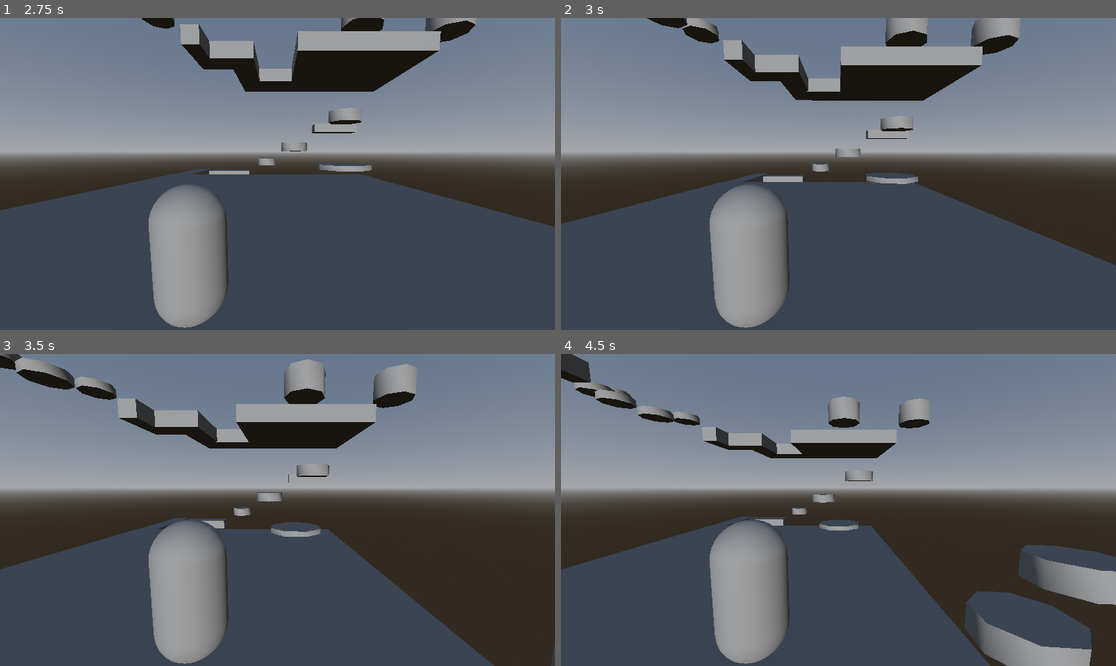
Above: before the commit, frames 1-4 (two rows, left to right).
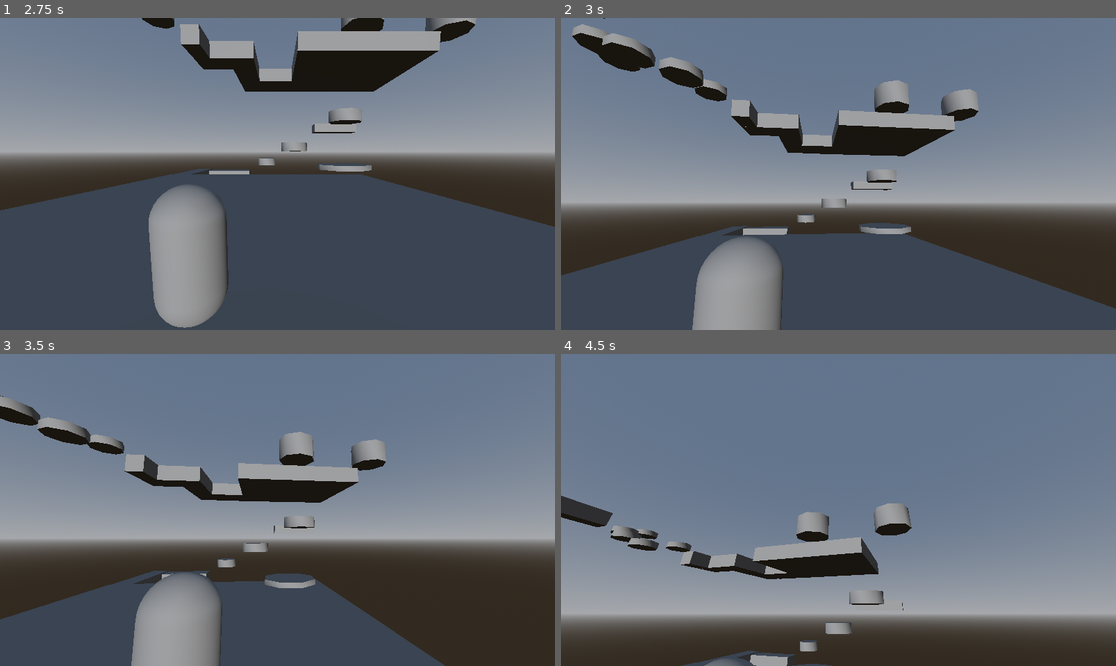
Above: after the commit, the same moments.

Repository: dbpkc15/CapstoneProject
Game: Godot game, scene res://main_menu.tscn
The game is run twice, just before and just after one commit, with the same random seed, the same clock (stepped at 60 frames per second) and the same inputs.
Inputs (mouse positions are in pixels of both pictures, inside the frame that each line leads up to):
- Up to frame 1 (2.75 s): click "Start Game" at 0.5 s; click "Start Game" at 1.25 s; click "Level 1" at 2 s
- Up to frame 2 (3 s): tap Enter (ui_accept) at 2.75 s; move the mouse to (960, 158) at 2.77 s; hold Right (ui_right) from 2.78 s (still down)
- Up to frame 3 (3.5 s): keep holding Right (ui_right); tap Enter (ui_accept) at 3.02 s
- Up to frame 4 (4.5 s): move the mouse to (727, 525) at 3.52 s; release Right (ui_right) at 3.53 s; hold Down (ui_down) 3.53-4.28 s; tap Enter (ui_accept) at 3.77 s; move the mouse to (894, 441) at 4.27 s; hold Right (ui_right) from 4.28 s (still down)

Frame 1 is identical in both runs. In frame 2, 51% of the frame differs, in the area x 0-100%, y 0-100%; in frame 3, 49%; in frame 4, 72%.

Commit message:
Cam Changes

Diff:
--- a/capstone-project/character_body_3d.gd
+++ b/capstone-project/character_body_3d.gd
@@ -3,8 +3,28 @@
 const SPEED = 5.0
 const JUMP_VELOCITY = 4.5
 const MAX_JUMPS = 3
+const MOUSE_SENSITIVITY = 0.003
 
 var jump_count = 0
+
+@onready var camera = $Camera3D
+
+var camera_x_rotation = 0.0
+
+func _ready():
+	Input.set_mouse_mode(Input.MOUSE_MODE_CAPTURED)
+
+func _input(event):
+	# Mouse look
+	if event is InputEventMouseMotion:
+		rotate_y(-event.relative.x * MOUSE_SENSITIVITY)
+		camera_x_rotation += (-event.relative.y * MOUSE_SENSITIVITY)
+		camera_x_rotation = clamp(camera_x_rotation, -0.5, 0.5)
+		camera.rotation.x = camera_x_rotation
+
+	# Release mouse with Escape
+	if event.is_action_pressed("ui_cancel"):
+		Input.set_mouse_mode(Input.MOUSE_MODE_VISIBLE)
 
 func _physics_process(delta: float) -> void:
 
--- a/capstone-project/main.tscn
+++ b/capstone-project/main.tscn
@@ -15,162 +15,162 @@
 
 [sub_resource type="CapsuleShape3D" id="CapsuleShape3D_7mycd"]
 
-[node name="Node3D" type="Node3D"]
+[node name="Node3D" type="Node3D" unique_id=1232121490]
 
-[node name="WorldEnvironment" type="WorldEnvironment" parent="."]
+[node name="WorldEnvironment" type="WorldEnvironment" parent="." unique_id=1479089235]
 environment = SubResource("Environment_1bvp3")
 
-[node name="DirectionalLight3D" type="DirectionalLight3D" parent="."]
+[node name="DirectionalLight3D" type="DirectionalLight3D" parent="." unique_id=1656322562]
 transform = Transform3D(1, 0, 0, 0, 1, 0, 0, 0, 1, 0, -0.4823208, 0)
 
-[node name="CSGBox3D" type="CSGBox3D" parent="DirectionalLight3D"]
+[node name="CSGBox3D" type="CSGBox3D" parent="DirectionalLight3D" unique_id=1892450927]
 transform = Transform3D(1, 0, 0, 0, 1, 0, 0, 0, 1, 0.0050342083, 0, 0.0015215874)
 use_collision = true
 size = Vector3(20, 1, 20)
 
-[node name="CSGCylinder3D" type="CSGCylinder3D" parent="DirectionalLight3D/CSGBox3D"]
+[node name="CSGCylinder3D" type="CSGCylinder3D" parent="DirectionalLight3D/CSGBox3D" unique_id=1444070462]
 transform = Transform3D(0.88751805, 0, -0.46077302, 0, 1, 0, 0.46077302, 0, 0.88751805, 6.0562506, 1.7647579, -3.8317099)
 radius = 1.912
 height = 0.357
 
-[node name="CSGCylinder3D" type="CSGCylinder3D" parent="DirectionalLight3D/CSGBox3D/CSGCylinder3D"]
+[node name="CSGCylinder3D" type="CSGCylinder3D" parent="DirectionalLight3D/CSGBox3D/CSGCylinder3D" unique_id=1931399099]
 transform = Transform3D(0.9999991, 0, -2.9802322e-08, 0, 1, 0, 2.9802322e-08, 0, 0.9999991, 11.364628, -1.9214218, 6.980802)
 radius = 1.788
 height = 1.17
 
-[node name="CSGCylinder3D2" type="CSGCylinder3D" parent="DirectionalLight3D/CSGBox3D/CSGCylinder3D"]
+[node name="CSGCylinder3D2" type="CSGCylinder3D" parent="DirectionalLight3D/CSGBox3D/CSGCylinder3D" unique_id=205732216]
 transform = Transform3D(0.99999917, 0, -2.9802322e-08, 0, 1, 0, 2.9802322e-08, 0, 0.99999917, 13.67786, -0.16039753, 4.2594047)
 radius = 1.788
 height = 1.25
 
-[node name="CSGBox3D" type="CSGBox3D" parent="DirectionalLight3D/CSGBox3D"]
+[node name="CSGBox3D" type="CSGBox3D" parent="DirectionalLight3D/CSGBox3D" unique_id=375386484]
 transform = Transform3D(1, 0, 0, 0, 1, 0, 0, 0, 1, -9.090302, -0.059558153, -14.100671)
 size = Vector3(1.8925781, 1, 8.720764)
 
-[node name="CSGBox3D2" type="CSGBox3D" parent="DirectionalLight3D/CSGBox3D"]
+[node name="CSGBox3D2" type="CSGBox3D" parent="DirectionalLight3D/CSGBox3D" unique_id=990138896]
 transform = Transform3D(1, 0, 0, 0, 1, 0, 0, 0, 1, -5.4997854, -0.249825, -17.606104)
 size = Vector3(5.6916504, 1.0899658, 1.9790039)
 
-[node name="CSGCylinder3D" type="CSGCylinder3D" parent="DirectionalLight3D/CSGBox3D/CSGBox3D2"]
+[node name="CSGCylinder3D" type="CSGCylinder3D" parent="DirectionalLight3D/CSGBox3D/CSGBox3D2" unique_id=622446197]
 transform = Transform3D(0.9999991, 0, -2.9802322e-08, 0, 1, 0, 2.9802322e-08, 0, 0.9999991, 9.0737705, 3.785339, -0.29422188)
 radius = 1.788
 height = 1.17
 
-[node name="CSGBox3D2" type="CSGBox3D" parent="DirectionalLight3D/CSGBox3D/CSGBox3D2"]
+[node name="CSGBox3D2" type="CSGBox3D" parent="DirectionalLight3D/CSGBox3D/CSGBox3D2" unique_id=1225678744]
 transform = Transform3D(1, 0, 0, 0, 1, 0, 0, 0, 1, 14.611038, 6.322296, -0.4371872)
 size = Vector3(5.6916504, 1.0899658, 1.9790039)
 
-[node name="CSGCylinder3D" type="CSGCylinder3D" parent="DirectionalLight3D/CSGBox3D/CSGBox3D2/CSGBox3D2"]
+[node name="CSGCylinder3D" type="CSGCylinder3D" parent="DirectionalLight3D/CSGBox3D/CSGBox3D2/CSGBox3D2" unique_id=273578163]
 transform = Transform3D(0.9999991, 0, -2.9802322e-08, 0, 1, 0, 2.9802322e-08, 0, 0.9999991, -0.5303993, 0.54813004, 6.5235796)
 radius = 1.788
 height = 1.17
 
-[node name="CSGCylinder3D2" type="CSGCylinder3D" parent="DirectionalLight3D/CSGBox3D"]
+[node name="CSGCylinder3D2" type="CSGCylinder3D" parent="DirectionalLight3D/CSGBox3D" unique_id=1776156111]
 transform = Transform3D(1, 0, 0, 0, 1, 0, 0, 0, 1, -0.27439332, 1.4905133, -17.524986)
 radius = 1.196
 height = 0.956
 
-[node name="CSGBox3D3" type="CSGBox3D" parent="DirectionalLight3D/CSGBox3D"]
+[node name="CSGBox3D3" type="CSGBox3D" parent="DirectionalLight3D/CSGBox3D" unique_id=1457070903]
 transform = Transform3D(1, 0, 0, 0, 1, 0, 0, 0, 1, 6.3654194, 9.044513, -5.087269)
 size = Vector3(8, 1, 8)
 
-[node name="CSGBox3D3" type="CSGBox3D" parent="DirectionalLight3D/CSGBox3D/CSGBox3D3"]
+[node name="CSGBox3D3" type="CSGBox3D" parent="DirectionalLight3D/CSGBox3D/CSGBox3D3" unique_id=1068079678]
 transform = Transform3D(1, 0, 0, 0, 1, 0, 0, 0, 1, -5.271595, 0.0069208145, -2.5375705)
 size = Vector3(2.8842773, 1, 2.9006042)
 
-[node name="CSGBox3D3" type="CSGBox3D" parent="DirectionalLight3D/CSGBox3D/CSGBox3D3/CSGBox3D3"]
+[node name="CSGBox3D3" type="CSGBox3D" parent="DirectionalLight3D/CSGBox3D/CSGBox3D3/CSGBox3D3" unique_id=1112529385]
 transform = Transform3D(1, 0, 0, 0, 1, 0, 0, 0, 1, -2.1393397, 0.027763367, 2.0107293)
 size = Vector3(1.6154785, 1, 6.9356537)
 
-[node name="CSGBox3D3" type="CSGBox3D" parent="DirectionalLight3D/CSGBox3D/CSGBox3D3/CSGBox3D3/CSGBox3D3"]
+[node name="CSGBox3D3" type="CSGBox3D" parent="DirectionalLight3D/CSGBox3D/CSGBox3D3/CSGBox3D3/CSGBox3D3" unique_id=1547994676]
 transform = Transform3D(1, 0, 0, 0, 1, 0, 0, 0, 1, -1.8374498, 0.0027713776, 2.599182)
 size = Vector3(2.1168213, 1, 1.7113914)
 
-[node name="CSGBox3D3" type="CSGBox3D" parent="DirectionalLight3D/CSGBox3D/CSGBox3D3/CSGBox3D3/CSGBox3D3/CSGBox3D3"]
+[node name="CSGBox3D3" type="CSGBox3D" parent="DirectionalLight3D/CSGBox3D/CSGBox3D3/CSGBox3D3/CSGBox3D3/CSGBox3D3" unique_id=336021997]
 transform = Transform3D(1, 0, 0, 0, 1, 0, 0, 0, 1, -0.5530071, 0.0027713776, 1.6709315)
 size = Vector3(0.99346924, 1, 1.7113914)
 
-[node name="CSGCylinder3D3" type="CSGCylinder3D" parent="DirectionalLight3D/CSGBox3D"]
+[node name="CSGCylinder3D3" type="CSGCylinder3D" parent="DirectionalLight3D/CSGBox3D" unique_id=80178594]
 transform = Transform3D(1, 0, 0, 0, 1, 0, 0, 0, 1, -5.284359, 10.239491, -0.8492868)
 radius = 0.855
 height = 0.4317627
 
-[node name="CSGCylinder3D3" type="CSGCylinder3D" parent="DirectionalLight3D/CSGBox3D/CSGCylinder3D3"]
+[node name="CSGCylinder3D3" type="CSGCylinder3D" parent="DirectionalLight3D/CSGBox3D/CSGCylinder3D3" unique_id=2003468534]
 transform = Transform3D(1, 0, 0, 0, 1, 0, 0, 0, 1, -0.09799576, -0.53064156, 2.4244816)
 radius = 0.855
 height = 0.4317627
 
-[node name="CSGCylinder3D3" type="CSGCylinder3D" parent="DirectionalLight3D/CSGBox3D/CSGCylinder3D3/CSGCylinder3D3"]
+[node name="CSGCylinder3D3" type="CSGCylinder3D" parent="DirectionalLight3D/CSGBox3D/CSGCylinder3D3/CSGCylinder3D3" unique_id=1443669293]
 transform = Transform3D(1, 0, 0, 0, 1, 0, 0, 0, 1, -2.2455664, 0.8258896, 0.124941826)
 radius = 0.855
 height = 0.4317627
 
-[node name="CSGCylinder3D3" type="CSGCylinder3D" parent="DirectionalLight3D/CSGBox3D/CSGCylinder3D3/CSGCylinder3D3/CSGCylinder3D3"]
+[node name="CSGCylinder3D3" type="CSGCylinder3D" parent="DirectionalLight3D/CSGBox3D/CSGCylinder3D3/CSGCylinder3D3/CSGCylinder3D3" unique_id=1226319211]
 transform = Transform3D(1, 0, 0, 0, 1, 0, 0, 0, 1, -1.9660845, 0.862401, -0.6764852)
 radius = 0.855
 height = 0.4317627
 
-[node name="CSGCylinder3D3" type="CSGCylinder3D" parent="DirectionalLight3D/CSGBox3D/CSGCylinder3D3/CSGCylinder3D3/CSGCylinder3D3/CSGCylinder3D3"]
+[node name="CSGCylinder3D3" type="CSGCylinder3D" parent="DirectionalLight3D/CSGBox3D/CSGCylinder3D3/CSGCylinder3D3/CSGCylinder3D3/CSGCylinder3D3" unique_id=189847392]
 transform = Transform3D(1, 0, 0, 0, 1, 0, 0, 0, 1, -0.9503126, 0.5978174, -2.0423179)
 radius = 0.855
 height = 0.4317627
 
-[node name="CSGCylinder3D4" type="CSGCylinder3D" parent="DirectionalLight3D/CSGBox3D/CSGCylinder3D3/CSGCylinder3D3/CSGCylinder3D3"]
+[node name="CSGCylinder3D4" type="CSGCylinder3D" parent="DirectionalLight3D/CSGBox3D/CSGCylinder3D3/CSGCylinder3D3/CSGCylinder3D3" unique_id=1974583475]
 transform = Transform3D(1, 0, 0, 0, 1, 0, 0, 0, 1, -3.0792418, 1.6847839, 7.043832)
 radius = 0.855
 height = 0.4317627
 
-[node name="CSGCylinder3D3" type="CSGCylinder3D" parent="DirectionalLight3D/CSGBox3D/CSGCylinder3D3/CSGCylinder3D3/CSGCylinder3D3/CSGCylinder3D4"]
+[node name="CSGCylinder3D3" type="CSGCylinder3D" parent="DirectionalLight3D/CSGBox3D/CSGCylinder3D3/CSGCylinder3D3/CSGCylinder3D3/CSGCylinder3D4" unique_id=384238415]
 transform = Transform3D(1, 0, 0, 0, 1, 0, 0, 0, 1, -1.9660845, 0.862401, -0.6764852)
 radius = 0.855
 height = 0.4317627
 
-[node name="CSGCylinder3D3" type="CSGCylinder3D" parent="DirectionalLight3D/CSGBox3D/CSGCylinder3D3/CSGCylinder3D3/CSGCylinder3D3/CSGCylinder3D4/CSGCylinder3D3"]
+[node name="CSGCylinder3D3" type="CSGCylinder3D" parent="DirectionalLight3D/CSGBox3D/CSGCylinder3D3/CSGCylinder3D3/CSGCylinder3D3/CSGCylinder3D4/CSGCylinder3D3" unique_id=2062025039]
 transform = Transform3D(1, 0, 0, 0, 1, 0, 0, 0, 1, -0.9503126, 0.5978174, -2.0423179)
 radius = 0.855
 height = 0.4317627
 
-[node name="CSGBox3D4" type="CSGBox3D" parent="DirectionalLight3D/CSGBox3D"]
+[node name="CSGBox3D4" type="CSGBox3D" parent="DirectionalLight3D/CSGBox3D" unique_id=1537096470]
 transform = Transform3D(1, 0, 0, 0, 1, 0, 0, 0, 1, -7.840811, 11.315456, 4.7120113)
 size = Vector3(1, 1, 3)
 
-[node name="CSGBox3D5" type="CSGBox3D" parent="DirectionalLight3D/CSGBox3D"]
+[node name="CSGBox3D5" type="CSGBox3D" parent="DirectionalLight3D/CSGBox3D" unique_id=1584601462]
 transform = Transform3D(1, 0, 0, 0, 1, 0, 0, 0, 1, -8.265162, 12.10529, 8.648546)
 size = Vector3(3.619, 0.867, 3.790039)
 
-[node name="CSGBox3D5" type="CSGBox3D" parent="DirectionalLight3D/CSGBox3D/CSGBox3D5"]
+[node name="CSGBox3D5" type="CSGBox3D" parent="DirectionalLight3D/CSGBox3D/CSGBox3D5" unique_id=2129392756]
 transform = Transform3D(1, 0, 0, 0, 1, 0, 0, 0, 1, 1.8387871, -1.3011589, 2.6934776)
 size = Vector3(3.619, 0.867, 1.3388672)
 
-[node name="CSGBox3D5" type="CSGBox3D" parent="DirectionalLight3D/CSGBox3D/CSGBox3D5/CSGBox3D5"]
+[node name="CSGBox3D5" type="CSGBox3D" parent="DirectionalLight3D/CSGBox3D/CSGBox3D5/CSGBox3D5" unique_id=1114184046]
 transform = Transform3D(1, 0, 0, 0, 1, 0, 0, 0, 1, 2.853363, 0.34120655, 2.163763)
 size = Vector3(1.5536406, 0.867, 1.3388672)
 
-[node name="CSGBox3D5" type="CSGCylinder3D" parent="DirectionalLight3D/CSGBox3D/CSGBox3D5/CSGBox3D5/CSGBox3D5"]
+[node name="CSGBox3D5" type="CSGCylinder3D" parent="DirectionalLight3D/CSGBox3D/CSGBox3D5/CSGBox3D5/CSGBox3D5" unique_id=587334288]
 transform = Transform3D(1, 0, 0, 0, 1, 0, 0, 0, 1, 0.22295713, -0.81679916, 2.7935734)
 radius = 1.279
 height = 1.529
 
-[node name="CSGBox3D5" type="CSGCylinder3D" parent="DirectionalLight3D/CSGBox3D/CSGBox3D5/CSGBox3D5/CSGBox3D5/CSGBox3D5"]
+[node name="CSGBox3D5" type="CSGCylinder3D" parent="DirectionalLight3D/CSGBox3D/CSGBox3D5/CSGBox3D5/CSGBox3D5/CSGBox3D5" unique_id=890318971]
 transform = Transform3D(1, 0, 0, 0, 1, 0, 0, 0, 1, 15.697325, 0.9768591, -19.36854)
 radius = 1.279
 height = 1.529
 
-[node name="CSGBox3D5" type="CSGCylinder3D" parent="DirectionalLight3D/CSGBox3D/CSGBox3D5/CSGBox3D5/CSGBox3D5/CSGBox3D5/CSGBox3D5"]
+[node name="CSGBox3D5" type="CSGCylinder3D" parent="DirectionalLight3D/CSGBox3D/CSGBox3D5/CSGBox3D5/CSGBox3D5/CSGBox3D5/CSGBox3D5" unique_id=293839627]
 transform = Transform3D(1, 0, 0, 0, 1, 0, 0, 0, 1, -5.9296675, -0.1699543, 0.74295044)
 radius = 1.279
 height = 1.529
 
-[node name="CharacterBody3D" type="CharacterBody3D" parent="."]
+[node name="CharacterBody3D" type="CharacterBody3D" parent="." unique_id=1109487135]
 script = ExtResource("1_ig7tw")
 
-[node name="MeshInstance3D" type="MeshInstance3D" parent="CharacterBody3D"]
+[node name="MeshInstance3D" type="MeshInstance3D" parent="CharacterBody3D" unique_id=1038188695]
 transform = Transform3D(1, 0, 0, 0, 1, 0, 0, 0, 1, 0, 1.2666252, 8.290501)
 mesh = SubResource("CapsuleMesh_lquwl")
 
-[node name="CollisionShape3D" type="CollisionShape3D" parent="CharacterBody3D"]
+[node name="CollisionShape3D" type="CollisionShape3D" parent="CharacterBody3D" unique_id=675840054]
 transform = Transform3D(1, 0, 0, 0, 1, 0, 0, 0, 1, 0, 1.3498445, 8.503316)
 shape = SubResource("CapsuleShape3D_7mycd")
 
-[node name="Camera3D" type="Camera3D" parent="CharacterBody3D"]
+[node name="Camera3D" type="Camera3D" parent="CharacterBody3D" unique_id=955907653]
 transform = Transform3D(1, 0, 0, 0, 0.99405444, 0.10888422, 0, -0.10888422, 0.99405444, 1.233777, 2.7110486, 11.079375)
